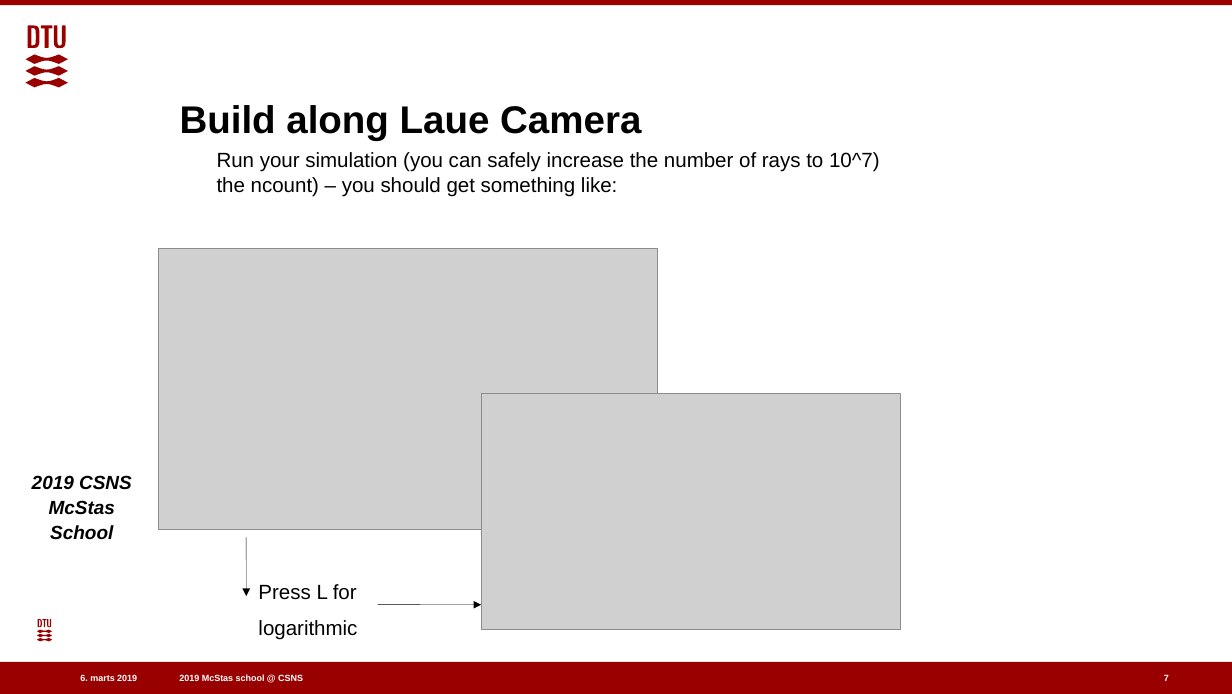
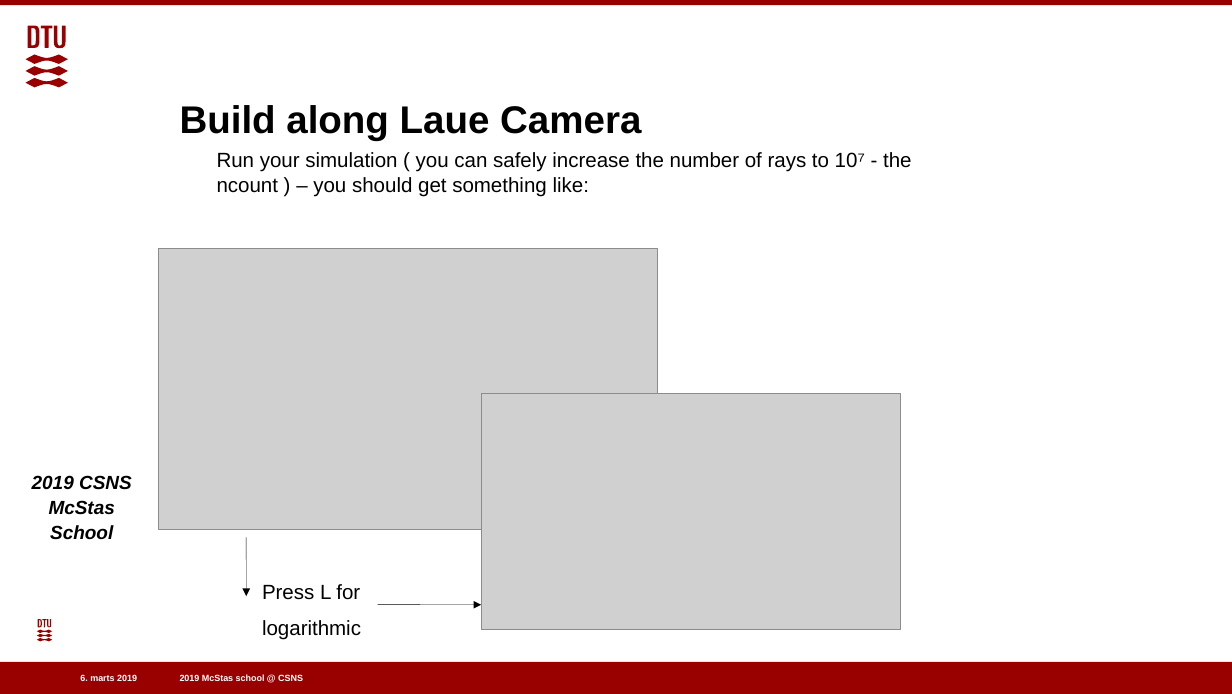
Before and after one commit to eddymaoui/Schools, a slide deck: slide 7 of CSNS_March_2019/3_Wednesday_March_27th/3_sample_and_keyword_exercise/3_sample_practical_powders_sx.pptx. Drawn at 1232x694 pixels with LibreOffice and Linux fonts; fonts in the diff are those of the drawing; grey boxes stand for pictures; background and template pictures are left out. Boxes give left, top, right and bottom in pixels: in the first picture for what was removed or moved away, otherwise in the second. Text is boxed around its words. In the diff, an @@ line names an element or a change of style, - is before the commit and + after.

```diff
--- a/CSNS_March_2019/3_Wednesday_March_27th/3_sample_and_keyword_exercise/3_sample_practical_powders_sx.pptx
+++ b/CSNS_March_2019/3_Wednesday_March_27th/3_sample_and_keyword_exercise/3_sample_practical_powders_sx.pptx
@@ text at [217,152,911,196]: text changed @@
-Run your simulation (you can safely increase the number of rays to 10^7) the ncount) – you should get something like:
+Run your simulation ( you can safely increase the number of rays to 10⁷ - the ncount ) – you should get something like:
@@ text "Press L for": place and size @@
-text "Press L for" at [258,584,357,640]
+text "Press L for" at [262,584,361,640]
@@ freeform shape at [37,619,52,641]: outline redrawn @@
@@ page number removed at [1164,674,1169,681] @@
-7
```
Also in this commit, not shown: 13 other slides changed, 1 slide added, 1 other file.
